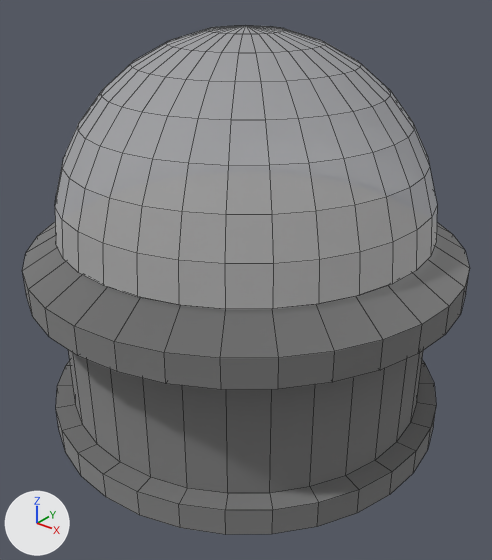
An edit to the Blender file public/snowGlobe.blend, drawn before and after from the same camera.
The view is the same before and after, from a 50 mm camera at (291.0, -364.0, 320.0) aimed at (9.0, -12.0, 102.0). Arrows for +X, +Y and +Z are at lower left; the lights stay in place. Mesh edges are drawn as thin lines.
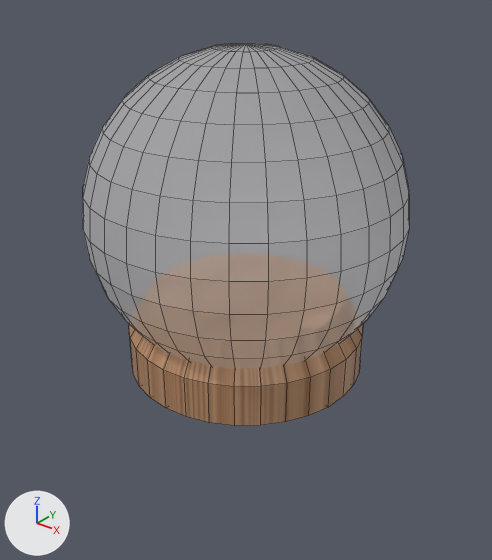
Pixel boxes [x1, y1, x2, y2] of what changed, in the pictures (492 x 560 px):
'Cylinder.001', hidden: before [55, 26, 437, 309]
'Cylinder', reshaped, moved, rescaled: before [22, 222, 470, 534]; after [129, 324, 363, 425]
'Sphere', added: after [83, 43, 409, 368]
part 1 of me_cylinder, deleted: before [56, 350, 436, 534]
part 2 of me_cylinder, recoloured: before [22, 222, 470, 390]; after [129, 324, 363, 425]

Edits to the bpy script that builds the scene:
```text
Add img_wood_seamless_3d_texture_pbr_high_resolution_free_by_free_3:
    img_wood_seamless_3d_texture_pbr_high_resolution_free_by_free_3 = load_image('wood_seamless_3d_texture_pbr_high_resolution_free_by_free_3', '_unpacked/wood_seamless_3d_texture_pbr_high_resolution_free_by_free_3', 800, 800, 'sRGB')
Add mat_material_005:
    mat_material_005 = principled_material('Material.005')
    mat_material_005.texture = img_wood_seamless_3d_texture_pbr_high_resolution_free_by_free_3
Change me_cylinder:
    used by ob_cylinder; location = (0.0, 0.0, 0.0); scale = (150.0, 150.0, 10.0)
    remove me_cylinder.from_pydata(...)  # 224 vertices, 194 faces; spans x -1.1..1.1, y -1.1..1.1, z -1.0..14.0
    add me_cylinder.from_pydata(...)  # 128 vertices, 97 faces; spans x -1.1..1.1, y -1.1..1.1, z 10.5..14.0
    me_cylinder part 1
    96 vertices are removed from x -1.0..1.0, y -1.0..1.0, z -1.0..1.0
    97 faces are deleted
    me_cylinder part 2: 97 faces spanning x -1.1..1.1, y -1.1..1.1, z 10.5..14.0 switch from mat_backdrop_001 (grey #808080) to mat_material_005 (picture img_wood_seamless_3d_texture_pbr_high_resolution_free_by_free_3)
Add me_sphere:
    me_sphere.from_pydata(...)  # 449 vertices, 416 faces, 32 loose edges; spans x -1.0..1.0, y -1.0..1.0, z -0.71..1.0
    me_sphere.materials.append(mat_vidro)  # white #ebebeb
Change ob_cylinder:
    ob_cylinder.location: (0.0, 0.0, 0.0) -> (0.0, 0.0, -139.2)
    ob_cylinder.scale: (150.0, 150.0, 10.0) -> (85.6, 85.6, 15.9)
Change ob_cylinder_001:
    add ob_cylinder_001.hide_set(True)
Add ob_sphere:
    ob_sphere = bpy.data.objects.new('Sphere', me_sphere)
    ob_sphere.location = (0.0, 0.0, 149.6)
    ob_sphere.scale = (116.0, 116.0, 116.0)
```
